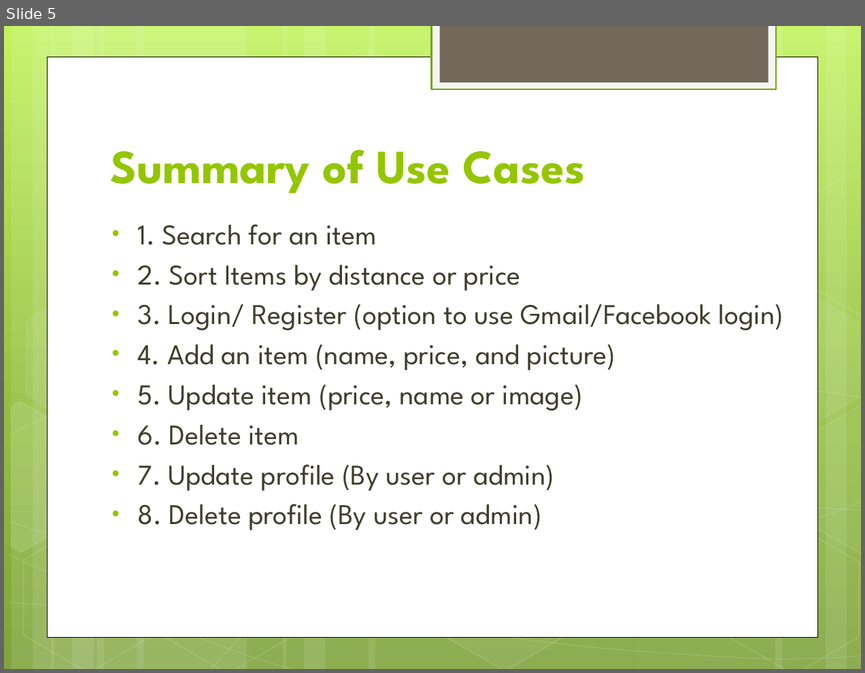
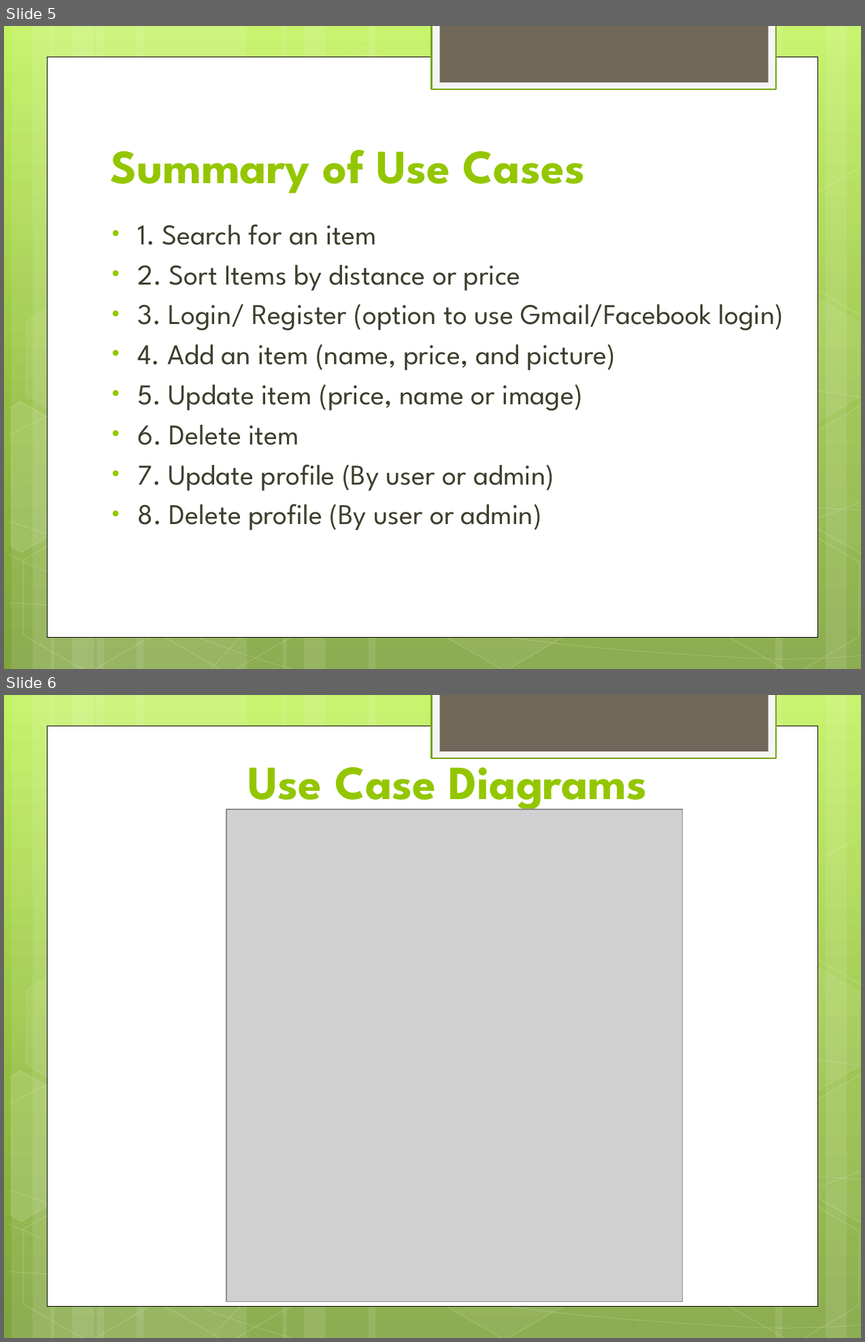
Before and after one commit to suphaphan/CSC440TopDollarDeals, a slide deck: Deliverbles/Inception/Inception_Stage.pptx. Shown one above the other, each under a label of ours: slide 5 before the commit, slides 5 and 6 after it. The pictures are 865x673 and 865x1342 pixels, drawn with LibreOffice and Linux fonts; fonts in the diff are those of the drawing; grey boxes stand for pictures. Boxes give left, top, right and bottom in pixels: in the first picture for what was removed or moved away, otherwise in the second. Text is boxed around its words. In the diff, an @@ line names an element or a change of style, - is before the commit and + after.

Commit message:
Updated Use cases Diagrams to a Slide

```diff
--- a/Deliverbles/Inception/Inception_Stage.pptx
+++ b/Deliverbles/Inception/Inception_Stage.pptx
@@ slide 6 added at box(4, 695, 861, 1338), background gradient #C3F35F to #93BF3F to #81A53E; not listed: 31 template elements that a slide beside it also shows @@
@@ title added at box(247, 751, 647, 813), 40 pt, text #94C600, bold @@
+Use Case Diagrams
@@ picture added at box(227, 809, 683, 1301) @@
```
Also in this commit, not shown: 1 slide changed.
